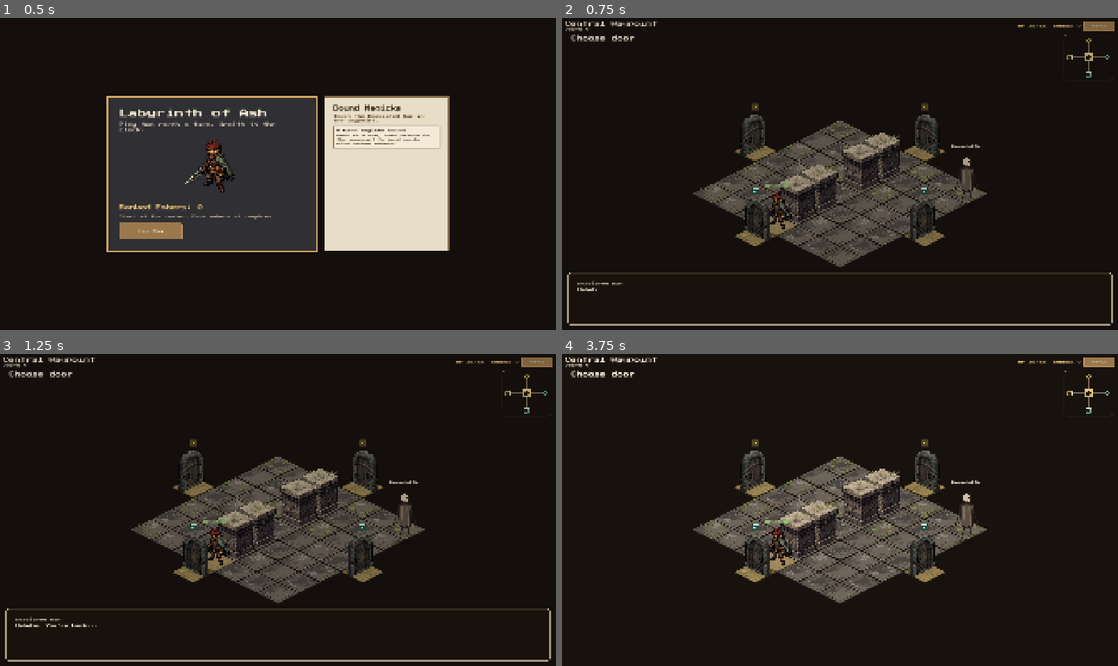
Above: before the commit, frames 1-4 (two rows, left to right).
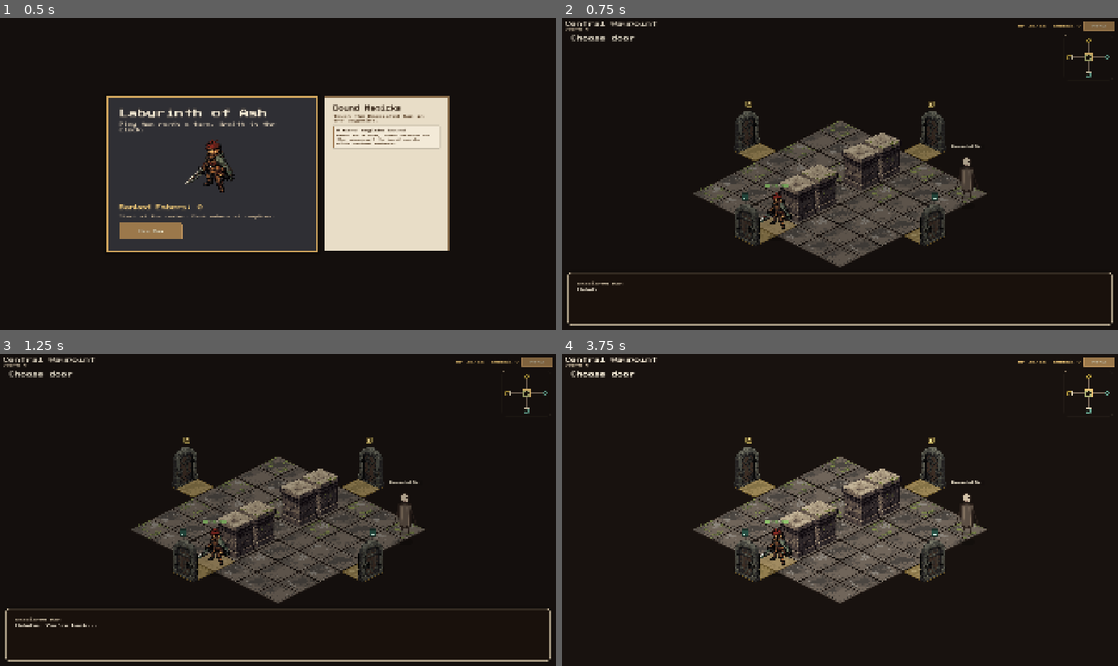
Above: after the commit, the same moments.

Repository: tyborg13/Labyrinth
Game: Godot game, scene res://scenes/main_menu.tscn
The game is run twice, just before and just after one commit, with the same random seed, the same clock (stepped at 60 frames per second) and the same inputs.
Inputs (mouse positions are in pixels of both pictures, inside the frame that each line leads up to):
- Up to frame 1 (0.5 s): no input
- Up to frame 2 (0.75 s): click "New Run" at 0.5 s
- Up to frame 3 (1.25 s): no input
- Up to frame 4 (3.75 s): click "Menu" at 1.25 s; tap Enter (ui_accept) at 2, 2.75, 3.5 s; drag from (840, 516) to (895, 441) at 2.02 s; drag from (1090, 394) to (812, 572) at 2.77 s; move the mouse to (895, 441) at 3.52 s; click (895, 441) at 3.67 s

Frame 1 is identical in both runs. In frame 2, 2.1% of the frame differs, in the area x 30-70%, y 26-74%; in frame 3, 2.1%; in frame 4, 2.3%.

Commit message:
Fixing moss overlays on pillars

Diff:
--- a/scripts/combat_board_view.gd
+++ b/scripts/combat_board_view.gd
@@ -51,6 +51,10 @@
 const DOOR_FRAME_WIDTH_SCALE: float = 1.4
 const DOOR_FRAME_HEIGHT_SCALE: float = 1.7
 const DOOR_BASELINE_OFFSET_SCALE: float = 0.425
+const DOOR_BACK_EDGE_OFFSET_SCALE: float = 0.5
+const DOOR_TOP_BACK_EDGE_OFFSET_SCALE: float = 0.3
+const PILLAR_MOSS_OFFSET_X_SCALE: float = -0.04
+const PILLAR_MOSS_OFFSET_Y_SCALE: float = 0.16
 const ASH_FLOOR_VARIANT_PATHS: PackedStringArray = [
 	"res://assets/placeholders/tiles/base_floor_tile_01.png",
 	"res://assets/placeholders/tiles/base_floor_tile_02.png",
@@ -303,7 +307,7 @@
 	elif tile_id == "door":
 		var door_texture: Texture2D = _door_texture_for_tile(grid, tile)
 		if door_texture != null:
-			var draw_rect: Rect2 = _prop_draw_rect(door_texture, _door_rect_for_tile(tile))
+			var draw_rect: Rect2 = _prop_draw_rect(door_texture, _door_rect_for_tile(tile, grid))
 			draw_texture_rect(door_texture, draw_rect, false)
 			var element_id: String = str(exit_elements.get(tile, ElementData.NONE))
 			var icon_texture: Texture2D = _element_textures.get(element_id, null)
@@ -351,8 +355,8 @@
 	var prop_size: Vector2 = _prop_size()
 	return Rect2(center - Vector2(prop_size.x * 0.5, prop_size.y * 0.84), prop_size)
 
-func _door_rect_for_tile(tile: Vector2i) -> Rect2:
-	var center: Vector2 = _tile_center(tile)
+func _door_rect_for_tile(tile: Vector2i, grid: Array = []) -> Rect2:
+	var center: Vector2 = _tile_center(tile) + _door_back_edge_offset_for_tile(tile, grid)
 	var tile_width: float = _tile_width()
 	var frame_size := Vector2(tile_width * DOOR_FRAME_WIDTH_SCALE, tile_width * DOOR_FRAME_HEIGHT_SCALE)
 	var bottom_y: float = center.y + tile_width * DOOR_BASELINE_OFFSET_SCALE
@@ -360,6 +364,24 @@
 		Vector2(center.x - frame_size.x * 0.5, bottom_y - frame_size.y),
 		frame_size
 	)
+
+func _door_back_edge_offset_for_tile(tile: Vector2i, grid: Array = []) -> Vector2:
+	var effective_grid: Array = grid
+	if effective_grid.is_empty():
+		effective_grid = combat_state.get("grid", [])
+	if effective_grid.is_empty():
+		return Vector2.ZERO
+	var height: int = effective_grid.size()
+	var width: int = (effective_grid[0] as Array).size()
+	if tile.y == 0 and tile.x > 0 and tile.x < width - 1:
+		return _tile_step_offset(Vector2i(0, -1)) * DOOR_TOP_BACK_EDGE_OFFSET_SCALE
+	if tile.x == width - 1 and tile.y > 0 and tile.y < height - 1:
+		return _tile_step_offset(Vector2i(1, 0)) * DOOR_BACK_EDGE_OFFSET_SCALE
+	if tile.y == height - 1 and tile.x > 0 and tile.x < width - 1:
+		return _tile_step_offset(Vector2i(0, 1)) * DOOR_BACK_EDGE_OFFSET_SCALE
+	if tile.x == 0 and tile.y > 0 and tile.y < height - 1:
+		return _tile_step_offset(Vector2i(-1, 0)) * DOOR_TOP_BACK_EDGE_OFFSET_SCALE
+	return Vector2.ZERO
 
 func _door_texture_for_tile(grid: Array, tile: Vector2i) -> Texture2D:
 	if grid.is_empty():
@@ -391,7 +413,7 @@
 			row_half = "right"
 		elif tile.x == width - 1:
 			row_half = "left"
-		var row_segment: Dictionary = _boundary_prop_segment(tile_id, tile, "row", row_half)
+		var row_segment: Dictionary = _boundary_prop_segment(tile_id, tile, grid, "row", row_half)
 		if not row_segment.is_empty():
 			segments.append(row_segment)
 	if tile.x == 0 or tile.x == width - 1:
@@ -400,16 +422,16 @@
 			col_half = "left"
 		elif tile.y == height - 1:
 			col_half = "right"
-		var col_segment: Dictionary = _boundary_prop_segment(tile_id, tile, "col", col_half)
+		var col_segment: Dictionary = _boundary_prop_segment(tile_id, tile, grid, "col", col_half)
 		if not col_segment.is_empty():
 			segments.append(col_segment)
 	return segments
 
-func _boundary_prop_segment(tile_id: String, tile: Vector2i, orientation: String, half: String) -> Dictionary:
+func _boundary_prop_segment(tile_id: String, tile: Vector2i, grid: Array, orientation: String, half: String) -> Dictionary:
 	var texture: Texture2D = _prop_textures.get("%s_%s" % [tile_id, orientation], _prop_textures.get(tile_id, null))
 	if texture == null:
 		return {}
-	var frame_rect: Rect2 = _door_rect_for_tile(tile) if tile_id == "door" else _prop_rect_for_tile(tile)
+	var frame_rect: Rect2 = _door_rect_for_tile(tile, grid) if tile_id == "door" else _prop_rect_for_tile(tile)
 	var full_rect: Rect2 = _prop_draw_rect(texture, frame_rect)
 	return {
 		"orientation": orientation,
@@ -1462,7 +1484,10 @@
 	var width: float = draw_rect.size.x * 0.96
 	var height: float = draw_rect.size.y * 0.52
 	return Rect2(
-		Vector2(draw_rect.get_center().x - width * 0.5, draw_rect.position.y + draw_rect.size.y * 0.02),
+		Vector2(
+			draw_rect.get_center().x - width * 0.5 + draw_rect.size.x * PILLAR_MOSS_OFFSET_X_SCALE,
+			draw_rect.position.y + draw_rect.size.y * PILLAR_MOSS_OFFSET_Y_SCALE
+		),
 		Vector2(width, height)
 	)
 
@@ -1731,6 +1756,12 @@
 		origin.y + float(tile.x + tile.y) * half_h
 	)
 
+func _tile_step_offset(dir: Vector2i) -> Vector2:
+	return Vector2(
+		float(dir.x - dir.y) * _tile_width() * 0.5,
+		float(dir.x + dir.y) * _tile_height() * 0.5
+	)
+
 func world_position_for_tile(tile: Vector2i) -> Vector2:
 	return _tile_center(tile)
 
--- a/tests/run_tests.gd
+++ b/tests/run_tests.gd
@@ -71,6 +71,7 @@
 	_test_unit_hud_stacks_above_sprite_art()
 	_test_foreground_props_fade_when_covering_behind_units()
 	_test_pillar_art_fits_bottom_center_without_stretching()
+	_test_pillar_moss_overlay_is_anchored_to_pillar_cap()
 	_test_wall_and_pillar_assets_stay_distinct()
 	_test_boundary_prop_art_uses_single_tile_footprint()
 	_test_boundary_wall_segments_use_full_spans_on_straight_edges()
@@ -78,6 +79,7 @@
 	_test_door_art_uses_source_and_flipped_variant()
 	_test_standalone_door_art_stays_within_single_tile_footprint()
 	_test_visible_doors_use_dedicated_frame()
+	_test_door_frames_slide_toward_each_back_edge()
 	_test_combat_board_hides_outer_walls_without_hiding_visible_doors()
 	_test_combat_board_assigns_deterministic_floor_variants()
 	_test_combat_board_draw_order_tracks_moving_unit_world_position()
@@ -1219,6 +1221,18 @@
 	_assert(is_equal_approx(draw_ratio, source_ratio), "Prop art should preserve its aspect ratio instead of stretching to fill the placeholder frame")
 	board.free()
 
+func _test_pillar_moss_overlay_is_anchored_to_pillar_cap() -> void:
+	var board := CombatBoardView.new()
+	board.size = Vector2(960.0, 680.0)
+	board.call("_load_assets")
+	var pillar_texture: Texture2D = (board.get("_prop_textures") as Dictionary).get("pillar", null)
+	var frame_rect: Rect2 = board.call("_prop_rect_for_tile", Vector2i(3, 3))
+	var draw_rect: Rect2 = board.call("_prop_draw_rect", pillar_texture, frame_rect)
+	var moss_rect: Rect2 = board.call("_pillar_moss_rect", draw_rect)
+	_assert(moss_rect.position.y >= draw_rect.position.y + draw_rect.size.y * 0.14, "Pillar moss should sit down on the cap instead of floating above it")
+	_assert(moss_rect.get_center().x <= draw_rect.get_center().x - draw_rect.size.x * 0.02, "Pillar moss should be nudged left to stay centered on the cap")
+	board.free()
+
 func _test_wall_and_pillar_assets_stay_distinct() -> void:
 	var board := CombatBoardView.new()
 	board.call("_load_assets")
@@ -1249,7 +1263,7 @@
 	_assert(is_equal_approx(wall_draw_rect.get_center().x, frame_rect.get_center().x), "Boundary walls should stay centered within their tile frame")
 	_assert(is_equal_approx(wall_draw_rect.end.y, frame_rect.end.y), "Boundary walls should stay planted on the same base line after fitting")
 	_assert(wall_draw_rect.size.x <= tile_width * 0.66, "Boundary wall art should fit a single wall tile span instead of reading like a multi-tile module")
-	_assert(door_draw_rect.size.x <= tile_width, "Standalone door art should still fit inside a single tile span instead of spilling across neighbors")
+	_assert(door_draw_rect.size.x <= door_frame_rect.size.x, "Standalone door art should fit inside its dedicated door frame instead of spilling beyond it")
 	_assert(is_equal_approx(door_draw_rect.end.y, door_frame_rect.end.y), "Standalone door art should stay planted on its dedicated floor line after fitting")
 	board.free()
 
@@ -1324,25 +1338,55 @@
 	var board := CombatBoardView.new()
 	board.size = Vector2(960.0, 680.0)
 	board.call("_load_assets")
+	var grid: Array = _simple_grid()
 	var textures: Dictionary = board.get("_prop_textures") as Dictionary
 	var door_texture: Texture2D = textures.get("door", null)
 	var tile := Vector2i(4, 0)
-	var tile_width: float = board.call("_tile_width")
-	var door_rect: Rect2 = board.call("_prop_draw_rect", door_texture, board.call("_door_rect_for_tile", tile))
-	_assert(door_rect.size.x <= tile_width, "Standalone door art should stay inside a single tile span instead of reading like a wall strip")
-	_assert(is_equal_approx(door_rect.get_center().x, board.call("_tile_center", tile).x), "Standalone door art should stay centered on its tile")
+	var door_frame: Rect2 = board.call("_door_rect_for_tile", tile, grid)
+	var door_rect: Rect2 = board.call("_prop_draw_rect", door_texture, door_frame)
+	var door_offset: Vector2 = board.call("_door_back_edge_offset_for_tile", tile, grid)
+	_assert(door_rect.size.x <= door_frame.size.x, "Standalone door art should stay inside its dedicated door frame instead of spilling beyond it")
+	_assert(is_equal_approx(door_rect.get_center().x, board.call("_tile_center", tile).x + door_offset.x), "Standalone door art should stay centered on its back-edge door frame")
 	board.free()
 
 func _test_visible_doors_use_dedicated_frame() -> void:
 	var board := CombatBoardView.new()
 	board.size = Vector2(960.0, 680.0)
+	var grid: Array = _simple_grid()
 	var tile := Vector2i(4, 0)
 	var wall_frame: Rect2 = board.call("_prop_rect_for_tile", tile)
-	var door_frame: Rect2 = board.call("_door_rect_for_tile", tile)
+	var door_frame: Rect2 = board.call("_door_rect_for_tile", tile, grid)
+	var door_offset: Vector2 = board.call("_door_back_edge_offset_for_tile", tile, grid)
 	_assert(door_frame.size.x > wall_frame.size.x, "Standalone door art should use its own enlarged frame instead of inheriting wall architecture sizing")
 	_assert(door_frame.size.y > wall_frame.size.y, "Standalone door art should use its own enlarged frame instead of inheriting wall architecture sizing")
-	_assert(is_equal_approx(door_frame.get_center().x, wall_frame.get_center().x), "Standalone door art should stay horizontally centered on the opening tile")
+	_assert(is_equal_approx(door_frame.get_center().x, wall_frame.get_center().x + door_offset.x), "Standalone door art should use the opening tile's mirrored back-edge offset")
 	_assert(door_frame.end.y >= wall_frame.end.y - 10.0, "Standalone door art should stay planted near the same floor line as the surrounding architecture")
+	board.free()
+
+func _test_door_frames_slide_toward_each_back_edge() -> void:
+	var board := CombatBoardView.new()
+	board.size = Vector2(960.0, 680.0)
+	var grid: Array = _simple_grid()
+	var offsets: Dictionary = {
+		"top_right": board.call("_door_back_edge_offset_for_tile", Vector2i(4, 0), grid),
+		"bottom_right": board.call("_door_back_edge_offset_for_tile", Vector2i(7, 4), grid),
+		"bottom_left": board.call("_door_back_edge_offset_for_tile", Vector2i(4, 7), grid),
+		"top_left": board.call("_door_back_edge_offset_for_tile", Vector2i(0, 4), grid)
+	}
+	var top_right: Vector2 = offsets.get("top_right", Vector2.ZERO)
+	var bottom_right: Vector2 = offsets.get("bottom_right", Vector2.ZERO)
+	var bottom_left: Vector2 = offsets.get("bottom_left", Vector2.ZERO)
+	var top_left: Vector2 = offsets.get("top_left", Vector2.ZERO)
+	_assert(top_right.x > 0.0 and top_right.y < 0.0, "Top-right doors should slide up-right toward their back edge")
+	_assert(bottom_right.x > 0.0 and bottom_right.y > 0.0, "Bottom-right doors should slide down-right toward their back edge")
+	_assert(bottom_left.x < 0.0 and bottom_left.y > 0.0, "Bottom-left doors should slide down-left toward their back edge")
+	_assert(top_left.x < 0.0 and top_left.y < 0.0, "Top-left doors should slide up-left toward their back edge")
+	_assert(is_equal_approx(absf(top_right.x), absf(top_left.x)), "Top door back-edge offsets should share the same horizontal magnitude")
+	_assert(is_equal_approx(absf(top_right.y), absf(top_left.y)), "Top door back-edge offsets should share the same vertical magnitude")
+	_assert(is_equal_approx(absf(bottom_right.x), absf(bottom_left.x)), "Bottom door back-edge offsets should share the same horizontal magnitude")
+	_assert(is_equal_approx(absf(bottom_right.y), absf(bottom_left.y)), "Bottom door back-edge offsets should share the same vertical magnitude")
+	_assert(absf(top_right.x) < absf(bottom_right.x), "Top doors should use a slightly smaller back-edge offset than bottom doors")
+	_assert(absf(top_right.y) < absf(bottom_right.y), "Top doors should use a slightly smaller back-edge offset than bottom doors")
 	board.free()
 
 func _test_combat_board_hides_outer_walls_without_hiding_visible_doors() -> void:
Not shown, changed: .codex/memento/shared/current.json
Not shown, changed: .codex/memento/shared/archive.jsonl
Not shown, changed: .codex/memento/shared/events.jsonl
